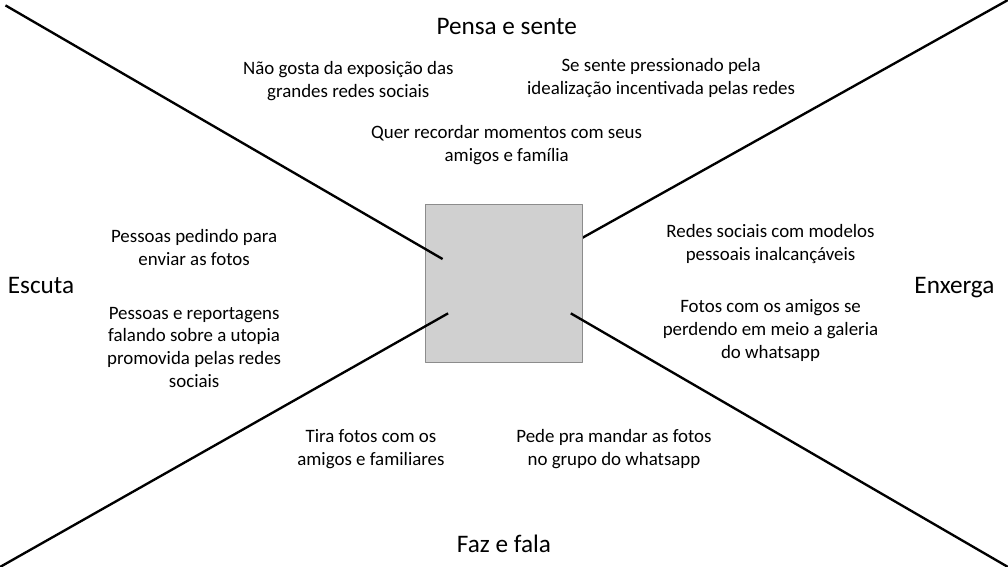
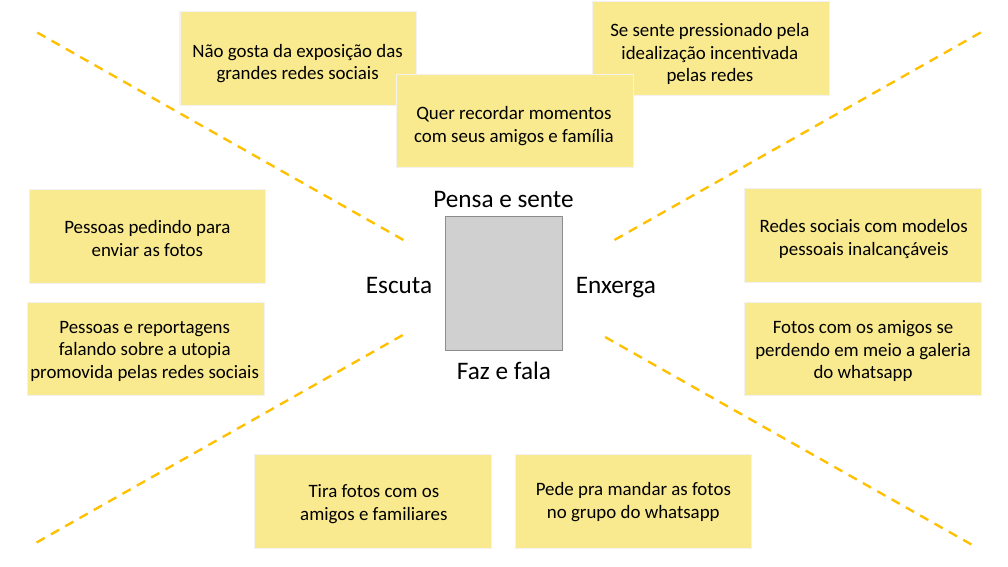
Before and after one commit to YudiG12/hxh-etc, a slide deck: slide 1 of mapa de empatia.pptx. Drawn at 1008x567 pixels with LibreOffice and Linux fonts; fonts in the diff are those of the drawing; grey boxes stand for pictures. Boxes give left, top, right and bottom in pixels: in the first picture for what was removed or moved away, otherwise in the second. Text is boxed around its words. In the diff, an @@ line names an element or a change of style, - is before the commit and + after.

```diff
--- a/mapa de empatia.pptx
+++ b/mapa de empatia.pptx
@@ rectangle added at [180, 11, 417, 105], fill #F9EA8F, outline #F2F2F2 1 pt @@
@@ text "Se sente pressionado pela idealização ..." rewrapped from [527, 58, 795, 97] to [610, 23, 810, 84] @@
@@ rectangle added at [593, 2, 830, 95], fill #F9EA8F, outline #F2F2F2 1 pt @@
@@ line moved from (443, 259) - (5, 5) to (404, 240) - (36, 33) @@
@@ line (404, 240) - (36, 33): stroke #000000 2.25 pt to #FFC000 2.25 pt dashed @@
@@ text "Não gosta da exposição das ...": place and size @@
-text "Não gosta da exposição das ..." at [243, 61, 453, 101]
+text "Não gosta da exposição das ..." at [192, 44, 402, 83]
@@ line moved from (571, 244) - (1008, 0) to (615, 240) - (982, 33) @@
@@ line (615, 240) - (982, 33): stroke #000000 2.25 pt to #FFC000 2.25 pt dashed @@
@@ rectangle added at [397, 74, 634, 168], fill #F9EA8F, outline #F2F2F2 1 pt @@
@@ text "Quer recordar momentos com seus ..." rewrapped from [371, 125, 642, 165] to [414, 106, 614, 146] @@
@@ text "Pensa e sente": place and size @@
-text "Pensa e sente" at [437, 17, 577, 35]
+text "Pensa e sente" at [433, 190, 574, 208]
@@ rectangle added at [29, 190, 266, 284], fill #F9EA8F, outline #F2F2F2 1 pt @@
@@ rectangle added at [745, 189, 982, 283], fill #F9EA8F, outline #F2F2F2 1 pt @@
@@ text "Pessoas pedindo para enviar as ...": place and size @@
-text "Pessoas pedindo para enviar as ..." at [111, 229, 277, 265]
+text "Pessoas pedindo para enviar as ..." at [64, 220, 230, 256]
@@ picture: place and size @@
-picture at [425, 205, 582, 362]
+picture at [446, 216, 563, 350]
@@ text "Redes sociais com modelos pessoais ...": place and size @@
-text "Redes sociais com modelos pessoais ..." at [666, 224, 875, 263]
+text "Redes sociais com modelos pessoais ..." at [760, 219, 968, 258]
@@ text "Escuta": place and size @@
-text "Escuta" at [8, 276, 74, 294]
+text "Escuta" at [366, 276, 432, 294]
@@ text "Enxerga": place and size @@
-text "Enxerga" at [914, 276, 994, 298]
+text "Enxerga" at [576, 276, 656, 298]
@@ text "Pessoas e reportagens falando sobre ..." rewrapped from [107, 307, 281, 387] to [30, 321, 259, 381] @@
@@ rectangle added at [28, 302, 265, 396], fill #F9EA8F, outline #F2F2F2 1 pt @@
@@ text "Fotos com os amigos se ...": place and size @@
-text "Fotos com os amigos se ..." at [663, 299, 878, 361]
+text "Fotos com os amigos se ..." at [755, 320, 970, 381]
@@ rectangle added at [745, 302, 982, 396], fill #F9EA8F, outline #F2F2F2 1 pt @@
@@ line moved from (0, 567) - (448, 313) to (36, 543) - (404, 335) @@
@@ line (36, 543) - (404, 335): stroke #000000 2.25 pt to #FFC000 2.25 pt dashed @@
@@ text "Faz e fala": place and size @@
-text "Faz e fala" at [457, 534, 551, 553]
+text "Faz e fala" at [457, 361, 551, 380]
@@ line moved from (1008, 567) - (571, 313) to (972, 544) - (605, 337) @@
@@ line (972, 544) - (605, 337): stroke #000000 2.25 pt to #FFC000 2.25 pt dashed @@
@@ rectangle added at [255, 454, 492, 548], fill #F9EA8F, outline #F2F2F2 1 pt @@
@@ text "Tira fotos com os amigos ...": place and size @@
-text "Tira fotos com os amigos ..." at [297, 429, 445, 469]
+text "Tira fotos com os amigos ..." at [300, 484, 448, 524]
@@ rectangle added at [515, 454, 752, 548], fill #F9EA8F, outline #F2F2F2 1 pt @@
@@ text "Pede pra mandar as fotos ...": place and size @@
-text "Pede pra mandar as fotos ..." at [516, 429, 712, 469]
+text "Pede pra mandar as fotos ..." at [536, 482, 731, 522]
```
Also in this commit, not shown: 1 slide removed.
